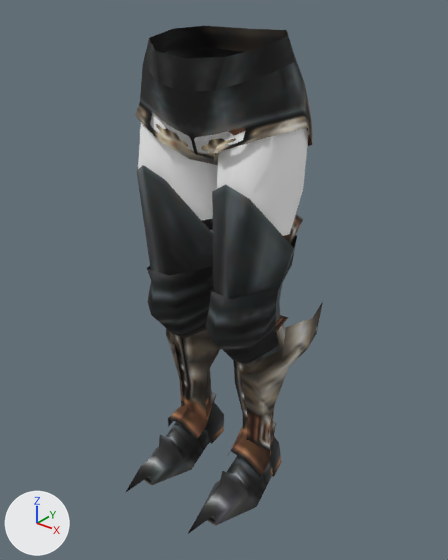
An edit to the glTF model public/models/armor/f_reg112.glb, drawn before and after from the same camera.
Before and after are seen from a 50 mm camera at (83.3, -103.6, 14.2) aimed at (2.2, -2.3, -48.6). The axes (+X, +Y, +Z) are drawn at lower left. The lights are the same throughout. The first picture is the older version. Vertices at exactly the same position are counted once.
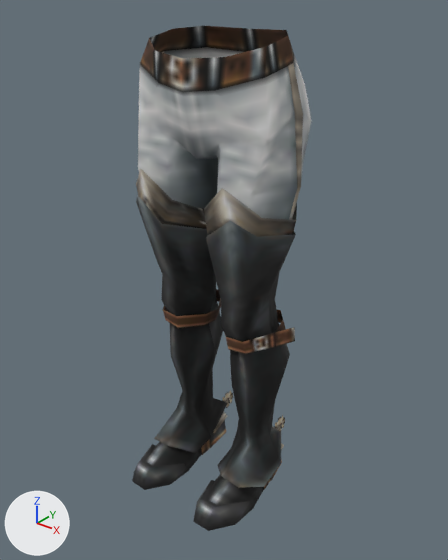
Scene script edits in JSON lines:
```json
{"block": "me_mesh_0", "where": "# used by ob_mesh_0; location = (0.0, 0.0, 0.0); scale = (20.9, 26.6, 105.0)"}
{"op": "remove", "block": "me_mesh_0", "code": "me_mesh_0.from_pydata(...)  # 404 vertices, 614 faces; spans x -1.0..1.0, y -1.0..0.56, z -1.0..0.05"}
{"op": "add", "block": "me_mesh_0", "code": "me_mesh_0.from_pydata(...)  # 403 vertices, 586 faces; spans x -1.0..1.0, y -1.0..0.77, z -1.0..0.05"}
{"block": "me_mesh_0", "change": "me_mesh_0 part 1: the loose piece of 70 vertices spanning x -0.98..0.98, y -0.46..0.56, z -0.21..0.05 is rebuilt with 89 vertices and now spans x -1.0..1.0, y -0.56..0.67, z -0.36..0.05"}
{"block": "me_mesh_0", "change": "me_mesh_0 part 2: the loose piece of 43 vertices spanning x -1.0..-0.01, y -0.4..0.47, z -0.57..-0.09 is rebuilt with 14 vertices and now spans x -0.96..-0.05, y -0.64..0.49, z -0.36..-0.21, in mat_material_0"}
{"block": "me_mesh_0", "change": "me_mesh_0 part 3: the loose piece of 43 vertices spanning x 0.01..1.0, y -0.4..0.47, z -0.57..-0.09 is rebuilt with 14 vertices and now spans x 0.05..0.96, y -0.64..0.49, z -0.36..-0.21, in mat_material_0"}
{"block": "me_mesh_0", "change": "me_mesh_0 part 4: the loose piece of 35 vertices spanning x 0.12..0.83, y -0.29..0.37, z -0.94..-0.55 is rebuilt with 57 vertices and now spans x 0.04..0.98, y -0.62..0.45, z -0.96..-0.27"}
{"block": "me_mesh_0", "change": "me_mesh_0 part 5: the loose piece of 35 vertices spanning x -0.83..-0.12, y -0.29..0.37, z -0.94..-0.55 is rebuilt with 57 vertices and now spans x -0.98..-0.04, y -0.62..0.45, z -0.96..-0.27"}
{"block": "me_mesh_0", "change": "me_mesh_0 part 6: the loose piece of 28 vertices spanning x 0.2..0.83, y -1.0..0.35, z -1.0..-0.86 is rebuilt with 32 vertices and now spans x 0.21..0.84, y -1.0..0.42, z -1.0..-0.86"}
{"block": "me_mesh_0", "change": "me_mesh_0 part 7: the loose piece of 28 vertices spanning x -0.83..-0.2, y -1.0..0.35, z -1.0..-0.86 is rebuilt with 32 vertices and now spans x -0.84..-0.21, y -1.0..0.42, z -1.0..-0.86"}
{"block": "me_mesh_0", "change": "me_mesh_0 part 8"}
{"block": "me_mesh_0", "change": "122 vertices are removed from x -1.0..1.0, y -0.56..0.53, z -0.89..-0.2"}
{"block": "me_mesh_0", "change": "156 faces are deleted"}
{"block": "me_mesh_0", "change": "100 vertices are added at x -0.91..0.91, y -0.38..0.77, z -0.99..-0.55"}
{"block": "me_mesh_0", "change": "8 new vertices lie (0.0, 0.13, 0.0) away from vertices in x -0.46..0.46, y 0.48..0.64, z -0.95..-0.9"}
{"block": "me_mesh_0", "change": "88 new faces join them"}
{"op": "remove", "block": "me_mesh_0", "code": "me_mesh_0.materials.append(mat_material_1)  # white #ffffff"}
{"op": "set", "path": "ob_mesh_0.scale", "old": "(20.9, 26.6, 105.0)", "new": "(20.4, 21.9, 105.0)"}
```

What differs and where, as boxes [x1, y1, x2, y2] in the pictures (448 x 560 px):
```json
{"object": "Mesh_0", "change": "reshaped, rescaled", "before": [125, 26, 323, 534], "after": [132, 26, 312, 531], "on screen": "9% narrower"}
{"part": 1, "of": "me_mesh_0", "change": "rebuilt", "before": [135, 26, 312, 165], "after": [138, 26, 312, 220]}
{"part": 2, "of": "me_mesh_0", "change": "rebuilt", "before": [138, 113, 234, 233], "after": [136, 168, 207, 229]}
{"part": 3, "of": "me_mesh_0", "change": "rebuilt", "before": [217, 128, 309, 322], "after": [204, 188, 297, 237], "on screen": "74% shorter"}
{"part": 4, "of": "me_mesh_0", "change": "rebuilt", "before": [228, 315, 288, 478], "after": [206, 221, 296, 488], "on screen": "49% wider, 63% taller"}
{"part": 5, "of": "me_mesh_0", "change": "rebuilt", "before": [168, 329, 221, 441], "after": [136, 195, 227, 453]}
{"part": 6, "of": "me_mesh_0", "change": "rebuilt", "before": [188, 437, 282, 534], "after": [193, 459, 282, 531]}
{"part": 7, "of": "me_mesh_0", "change": "rebuilt", "before": [125, 402, 224, 493], "after": [132, 420, 226, 490]}
{"part": 8, "of": "me_mesh_0", "change": "cut back", "before": [137, 165, 323, 451], "after": [163, 289, 295, 490]}
```
